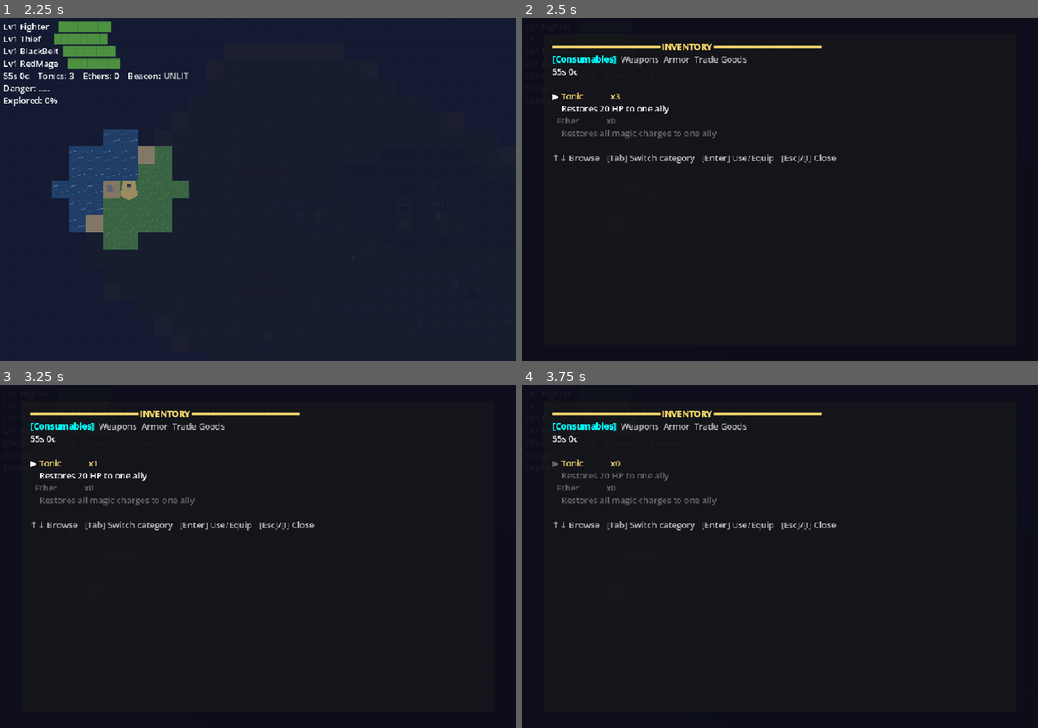
Above: before the commit, frames 1-4 (two rows, left to right).
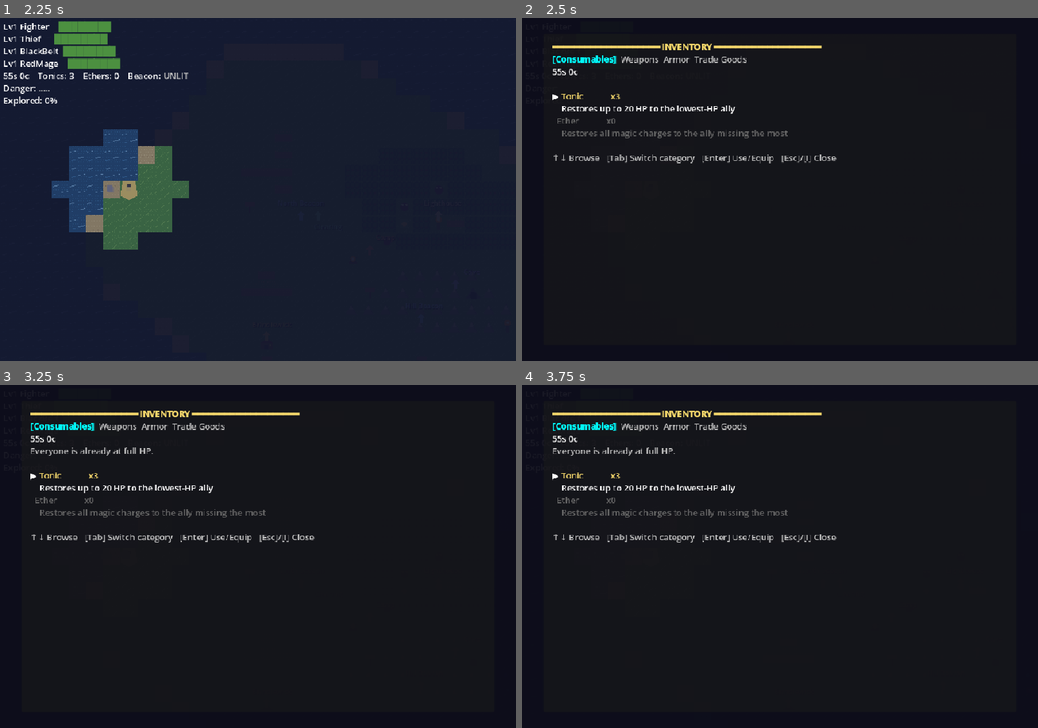
Above: after the commit, the same moments.

Repository: wink-/lanternhouse
Game: Godot game, scene res://scenes/town/town.tscn
The game is run twice, just before and just after one commit, with the same random seed, the same clock (stepped at 60 frames per second) and the same inputs. This scene is started directly instead of the project's main scene.
Inputs:
- Up to frame 1 (2.25 s): tap Enter at 0.5, 2 s; hold D (move_right) 0.53-1.28 s; tap 4 at 0.6 s; tap Space at 0.77, 1.25, 1.52 s; tap C at 0.8, 1.35 s; hold S (move_down) 1.28-2.03 s; tap J at 1.55, 2.1 s; hold D (move_right) from 2.03 s (still down)
- Up to frame 2 (2.5 s): keep holding D (move_right); tap I at 2.3 s
- Up to frame 3 (3.25 s): tap Space at 2.75, 3.02 s; release D (move_right) at 2.78 s; hold W (move_up) from 2.78 s (still down); tap I at 2.85 s; tap 4 at 3.05 s
- Up to frame 4 (3.75 s): tap Enter at 3.5 s; release W (move_up) at 3.53 s; hold A (move_left) from 3.53 s (still down); tap E (interact) at 3.6 s

Frame 1 is identical in both runs. In frame 2, 0.4% of the frame differs, in the area x 15-52%, y 25-36%; in frame 3, 2.2%, in the area x 5-61%, y 18-46%; in frame 4, 2.1%.

Commit message:
Add item shop supply loop

Diff:
--- /dev/null
+++ b/scenes/dev/smoke_shop_inventory.tscn
@@ -0,0 +1,6 @@
+[gd_scene load_steps=2 format=3]
+
+[ext_resource type="Script" path="res://scripts/dev/smoke_shop_inventory.gd" id="1_smoke"]
+
+[node name="SmokeShopInventory" type="Node"]
+script = ExtResource("1_smoke")
--- a/scripts/battle.gd
+++ b/scripts/battle.gd
@@ -21,6 +21,7 @@
 const EnemyDB := preload("res://scripts/data/enemies.gd")
 const CharDB := preload("res://scripts/data/classes.gd")
 const FactionDB := preload("res://scripts/data/factions.gd")
+const ItemDB := preload("res://scripts/data/items.gd")
 
 const TILE_SIZE := 16
 const MAX_LEVEL := 40
@@ -395,7 +396,7 @@
 				var tg := _lowest_hp_party()
 				if tg["hp"] < tg["max_hp"]:
 					GameData.tonics -= 1
-					var heal: int = min(20, tg["max_hp"] - tg["hp"])
+					var heal: int = min(ItemDB.TONIC_HEAL, tg["max_hp"] - tg["hp"])
 					tg["hp"] += heal
 					m["command"] = "item_used"
 					m["command_label"] = "Tonic → %s" % tg["name"]
--- a/scripts/data/items.gd
+++ b/scripts/data/items.gd
@@ -13,6 +13,8 @@
 # on every item in the list and keeps only the ones where trade=true.
 # It's a concise way to pull a subset from a larger dataset.
 class_name ItemDB
+
+const TONIC_HEAL := 20
 
 # ── Weapons ───────────────────────────────────────────────────────────────
 # Each tier is +2-3 ATK over the previous. Prices scale to require grinding.
@@ -56,8 +58,8 @@
 # ── Shop items ────────────────────────────────────────────────────────────
 static func item_shop_list() -> Array:
 	return [
-		{"id":"tonic",   "name":"Tonic",    "price":8,  "desc":"Heals ~20 HP to one ally"},
-		{"id":"ether",   "name":"Ether",    "price":60, "desc":"Restores 1 magic charge to all levels"},
+		{"id":"tonic",   "name":"Tonic",    "price":8,  "desc":"Restores up to %d HP to the lowest-HP ally" % TONIC_HEAL},
+		{"id":"ether",   "name":"Ether",    "price":60, "desc":"Restores all magic charges to the ally missing the most"},
 		{"id":"oil_jar", "name":"Beacon Oil",  "price":15, "desc":"Trade good — sells for more near beacons", "trade":true, "sell_base":20},
 		{"id":"salt_bag","name":"Salt Pouch",   "price":25, "desc":"Trade good — Harbor Compact values these", "trade":true, "sell_base":35},
 		{"id":"herb_bun","name":"Chapel Herb",   "price":30, "desc":"Trade good — healers pay well for fresh herbs", "trade":true, "sell_base":45},
--- a/scripts/data/npcs.gd
+++ b/scripts/data/npcs.gd
@@ -267,6 +267,7 @@
 			"color": Color("ecf0f1"),
 			"topics": [
 				{"label": "Healing", "key": "heal"},
+				{"label": "Buy Tonics & Ethers", "key": "item_shop"},
 				{"label": "The Fog", "key": "fog_lore", "lore": [
 					"The fog is not natural. It has a will, a hunger. It seeks out the unwary and drains their memory.",
 					"I've treated people who wandered too long in the fog. They forget their names, their pasts. Light is the only cure.",
--- /dev/null
+++ b/scripts/dev/smoke_shop_inventory.gd
@@ -0,0 +1,93 @@
+extends Node
+
+const ShopScene := preload("res://scenes/shop/shop.tscn")
+const InventoryScene := preload("res://scenes/inventory/inventory.tscn")
+
+var _had_save: bool = false
+var _original_save_text: String = ""
+
+func _ready() -> void:
+	_backup_existing_save()
+	var ok := _run_shop_inventory_roundtrip()
+	_restore_existing_save()
+	if ok:
+		print("SMOKE_SHOP_INVENTORY_OK")
+		get_tree().quit(0)
+	else:
+		push_error("SMOKE_SHOP_INVENTORY_FAILED")
+		get_tree().quit(1)
+
+func _run_shop_inventory_roundtrip() -> bool:
+	_reset_state()
+
+	GameData.set_meta("shop_type", "items")
+	var shop := ShopScene.instantiate()
+	add_child(shop)
+	shop.selected_idx = 0
+	var before_gold: int = GameData.gold
+	var before_tonics: int = GameData.tonics
+	shop._try_buy()
+	var tonic_price: int = shop._get_price(shop.shop_list[0]["price"])
+	if GameData.gold != before_gold - tonic_price:
+		return false
+	if GameData.tonics != before_tonics + 1:
+		return false
+
+	if not SaveManager.save_game():
+		return false
+	GameData.gold = 0
+	GameData.tonics = 0
+	if not SaveManager.load_game():
+		return false
+	if GameData.gold != before_gold - tonic_price or GameData.tonics != before_tonics + 1:
+		return false
+
+	var inventory := InventoryScene.instantiate()
+	add_child(inventory)
+	var fighter: Dictionary = GameData.party[0]
+	fighter["hp"] = fighter["max_hp"] - 12
+	inventory.open()
+	inventory.selected_idx = 0
+	inventory._use_consumable()
+	if GameData.tonics != before_tonics:
+		return false
+	if fighter["hp"] != fighter["max_hp"]:
+		return false
+
+	inventory._use_consumable()
+	return GameData.tonics == before_tonics
+
+func _reset_state() -> void:
+	GameData.party.clear()
+	GameData._init_party()
+	GameData.full_heal()
+	GameData.gold = 500
+	GameData.tonics = 3
+	GameData.ethers = 0
+	GameData.weapons_bag.clear()
+	GameData.armor_bag.clear()
+	GameData.trade_goods.clear()
+	GameData.equipped_weapon = [-1, -1, -1, -1]
+	GameData.equipped_head = [-1, -1, -1, -1]
+	GameData.equipped_body = [-1, -1, -1, -1]
+	GameData.equipped_accessory = [-1, -1, -1, -1]
+
+func _backup_existing_save() -> void:
+	var save_path := SaveManager.SAVE_DIR + SaveManager.SAVE_FILE
+	_had_save = FileAccess.file_exists(save_path)
+	if _had_save:
+		var file := FileAccess.open(save_path, FileAccess.READ)
+		if file:
+			_original_save_text = file.get_as_text()
+			file.close()
+
+func _restore_existing_save() -> void:
+	var save_path := SaveManager.SAVE_DIR + SaveManager.SAVE_FILE
+	if _had_save:
+		DirAccess.make_dir_recursive_absolute(SaveManager.SAVE_DIR.get_base_dir())
+		var file := FileAccess.open(save_path, FileAccess.WRITE)
+		if file:
+			file.store_string(_original_save_text)
+			file.close()
+	elif FileAccess.file_exists(save_path):
+		DirAccess.remove_absolute(save_path)
--- a/scripts/inventory.gd
+++ b/scripts/inventory.gd
@@ -13,10 +13,13 @@
 # would share the same Dictionary object, and modifying one would change them all.
 extends CanvasLayer
 
+const ItemDB := preload("res://scripts/data/items.gd")
+
 @onready var content: RichTextLabel = $Panel/Content
 var active: bool = false
 var tab: int = 0  # 0=consumables, 1=weapons, 2=armor, 3=trade
 var selected_idx: int = 0
+var last_message: String = ""
 
 # Sub-states for equip/use flow
 var equip_selecting: bool = false  # picking party member to equip
@@ -34,6 +37,7 @@
 	selected_idx = 0
 	equip_selecting = false
 	use_confirm = false
+	last_message = ""
 	_update()
 	show()
 
@@ -88,6 +92,8 @@
 			tab_bar += "[color=gray]%s[/color]  " % TAB_NAMES[i]
 	lines.append(tab_bar)
 	lines.append("%s" % GameData.format_money_short())
+	if last_message != "":
+		lines.append(last_message)
 	lines.append("")
 
 	match tab:
@@ -105,8 +111,8 @@
 
 func _draw_consumables(lines: Array) -> void:
 	var items := [
-		{"name": "Tonic", "count": GameData.tonics, "desc": "Restores 20 HP to one ally"},
-		{"name": "Ether", "count": GameData.ethers, "desc": "Restores all magic charges to one ally"},
+		{"name": "Tonic", "count": GameData.tonics, "desc": "Restores up to %d HP to the lowest-HP ally" % ItemDB.TONIC_HEAL},
+		{"name": "Ether", "count": GameData.ethers, "desc": "Restores all magic charges to the ally missing the most"},
 	]
 	for crafted: Dictionary in _crafted_consumables():
 		items.append({"name": crafted["name"], "count": _crafted_count(crafted["id"], "consumable"), "desc": crafted.get("desc", ""), "crafted_id": crafted["id"]})
@@ -220,25 +226,39 @@
 	# Tonic
 	if selected_idx == 0:
 		if GameData.tonics <= 0:
+			last_message = "[color=gray]No Tonics in the bag.[/color]"
+			_update()
 			return
 		var tg: Variant = _lowest_hp_alive()
 		if tg == null:
+			last_message = "[color=gray]No one can use a Tonic right now.[/color]"
+			_update()
+			return
+		if tg["hp"] >= tg["max_hp"]:
+			last_message = "[color=gray]Everyone is already at full HP.[/color]"
+			_update()
 			return
 		GameData.tonics -= 1
-		var heal: int = mini(20, tg["max_hp"] - tg["hp"])
+		var heal: int = mini(ItemDB.TONIC_HEAL, tg["max_hp"] - tg["hp"])
 		tg["hp"] += heal
+		last_message = "[color=green]Used Tonic on %s. Restored %d HP.[/color]" % [tg["name"], heal]
 		_update()
 		return
 	# Ether
 	if selected_idx == 1:
 		if GameData.ethers <= 0:
+			last_message = "[color=gray]No Ethers in the bag.[/color]"
+			_update()
 			return
 		var tg: Variant = _lowest_mp_alive()
 		if tg == null:
+			last_message = "[color=gray]No one needs an Ether right now.[/color]"
+			_update()
 			return
 		GameData.ethers -= 1
 		for lvl: int in tg["magic_levels"]:
 			tg["magic_levels"][lvl]["charges"] = tg["magic_levels"][lvl]["max"]
+		last_message = "[color=green]Used Ether on %s. Magic charges restored.[/color]" % tg["name"]
 		_update()
 		return
 	# Crafted consumable
--- a/scripts/shop.gd
+++ b/scripts/shop.gd
@@ -23,6 +23,7 @@
 var char_idx: int = 0
 var sell_mode: bool = false
 var sell_list: Array = []
+var last_message: String = ""
 
 @onready var text_display: RichTextLabel = $TextDisplay
 
@@ -63,6 +64,7 @@
 			_build_sell_list()
 			if sell_list.is_empty():
 				shop_type = prev_type
+				last_message = "[color=gray]Nothing to sell right now.[/color]"
 			_update_display()
 		KEY_ESCAPE:
 			if shop_type == "sell":
@@ -80,9 +82,12 @@
 	if shop_type == "sell":
 		_do_sell(selected_idx)
 		return
+	if selected_idx < 0 or selected_idx >= shop_list.size():
+		return
 	var item: Dictionary = shop_list[selected_idx]
 	var price: int = _get_price(item["price"])
 	if price > GameData.gold:
+		last_message = "[color=#c0392b]Not enough coin for %s. Need %s, you have %s.[/color]" % [item["name"], _format_price(price), _format_price(GameData.gold)]
 		return
 
 	if shop_type in ["weapons", "armor"]:
@@ -92,32 +97,39 @@
 		return
 
 	if item.get("trade", false) and GameData.bag_full("trade"):
+		last_message = "[color=#c0392b]Trade bag is full. Sell something before buying %s.[/color]" % item["name"]
 		_update_display()
 		return
 	if GameData.spend_copper(price):
 		if item.get("trade", false):
 			GameData.trade_goods.append(item.duplicate(true))
+			last_message = "[color=green]Bought %s.[/color]" % item["name"]
 		else:
 			match item["id"]:
 				"tonic":
 					GameData.tonics += 1
+					last_message = "[color=green]Bought Tonic. Tonics: %d[/color]" % GameData.tonics
 				"ether":
 					GameData.ethers += 1
 					_apply_ether()
+					last_message = "[color=green]Bought Ether. Party magic charges restored. Ethers: %d[/color]" % GameData.ethers
 	_update_display()
 
 func _buy_for_character(ci: int) -> void:
 	var item: Dictionary = shop_list[selected_idx]
 	var price: int = _get_price(item["price"])
 	if shop_type == "weapons" and _needs_new_weapon(item) and GameData.bag_full("weapons"):
+		last_message = "[color=#c0392b]Weapon bag is full. Sell a spare weapon first.[/color]"
 		selecting_character = false
 		_update_display()
 		return
 	if shop_type == "armor" and _needs_new_armor(item) and GameData.bag_full("armor"):
+		last_message = "[color=#c0392b]Armor bag is full. Sell spare armor first.[/color]"
 		selecting_character = false
 		_update_display()
 		return
 	if not GameData.spend_copper(price):
+		last_message = "[color=#c0392b]Not enough coin for %s. Need %s, you have %s.[/color]" % [item["name"], _format_price(price), _format_price(GameData.gold)]
 		selecting_character = false
 		_update_display()
 		return
@@ -152,6 +164,7 @@
 			_:
 				GameData.equipped_body[ci] = existing
 
+	last_message = "[color=green]Equipped %s on %s.[/color]" % [item["name"], GameData.party[ci]["name"]]
 	selecting_character = false
 	_update_display()
 
@@ -208,6 +221,7 @@
 	var entry: Dictionary = sell_list[idx]
 	var price: int = entry["sell_price"]
 	GameData.add_copper(price)
+	last_message = "[color=green]Sold %s for %s.[/color]" % [entry["name"], _format_price(price)]
 	if entry["type"] == "weapon":
 		GameData.weapons_bag.remove_at(entry["idx"])
 		for i in range(GameData.equipped_weapon.size()):
@@ -249,6 +263,8 @@
 		elif rep <= -20:
 			greeting = " [color=red]Prices are firm. Take it or leave it.[/color]"
 	lines.append("[b]%s[/b]    %s%s" % [title, GameData.format_money_short(), greeting])
+	if last_message != "":
+		lines.append(last_message)
 	lines.append("")
 
 	if selecting_character:
@@ -275,10 +291,12 @@
 		for i in range(shop_list.size()):
 			var item: Dictionary = shop_list[i]
 			var marker: String = "▶" if i == selected_idx else " "
-			var can_afford: bool = _get_price(item["price"]) <= GameData.gold
+			var can_afford: bool = true if shop_type == "sell" else _get_price(item["price"]) <= GameData.gold
 			var color_start: String = "" if can_afford else "[color=#666]"
 			var color_end: String = "" if can_afford else "[/color]"
-			if shop_type in ["weapons", "armor"]:
+			if shop_type == "sell":
+				lines.append("%s %-18s Sell: %s" % [marker, item["name"], _format_price(item["sell_price"])])
+			elif shop_type in ["weapons", "armor"]:
 				var stat: int = item.get("atk", item.get("def", 0))
 				var stat_name: String = "ATK" if shop_type == "weapons" else "DEF"
 				var slot_tag: String = (" [%s]" % item["slot"]) if shop_type == "armor" else ""
@@ -286,7 +304,7 @@
 			else:
 				lines.append("%s%s %-16s %s  %s%s" % [color_start, marker, item["name"], _format_price(_get_price(item["price"])), item.get("desc",""), color_end])
 		lines.append("")
-		lines.append("[1]/Enter to buy, arrows to browse, [Esc] leave")
+		lines.append("[1]/Enter to %s, arrows to browse, [S] Sell, [Esc] leave" % ("sell" if shop_type == "sell" else "buy"))
 
 	text_display.text = "\n".join(lines)
 
--- a/scripts/town.gd
+++ b/scripts/town.gd
@@ -702,6 +702,10 @@
 			var npc_color: String = color_map.get(topic_npc, "white")
 			_say("[color=%s]%s[/color]: %s\n\n[color=green][Restored all HP and magic!][/color]\n\n[Any key] Continue" % [npc_color, npc_name, NPCDB.get_dialogue(topic_npc, "default")])
 			talking_to = ""
+		"item_shop":
+			topic_mode = false
+			GameData.set_meta("shop_type", "items")
+			SceneTransition.change_scene("res://scenes/shop/shop.tscn")
 		"cook":
 			topic_mode = false
 			talking_to = ""
Not shown, changed: docs/LEARNING_LOG.md
Not shown, changed: docs/SMOKE_TESTS.md
